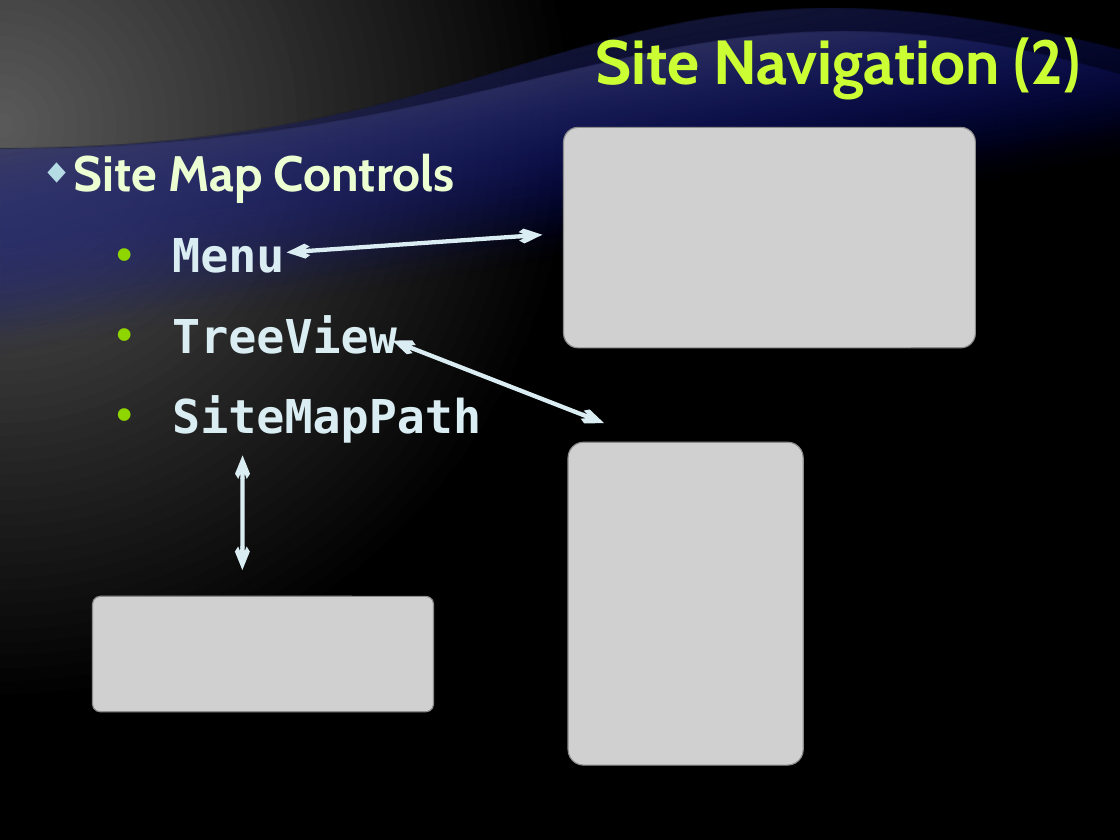
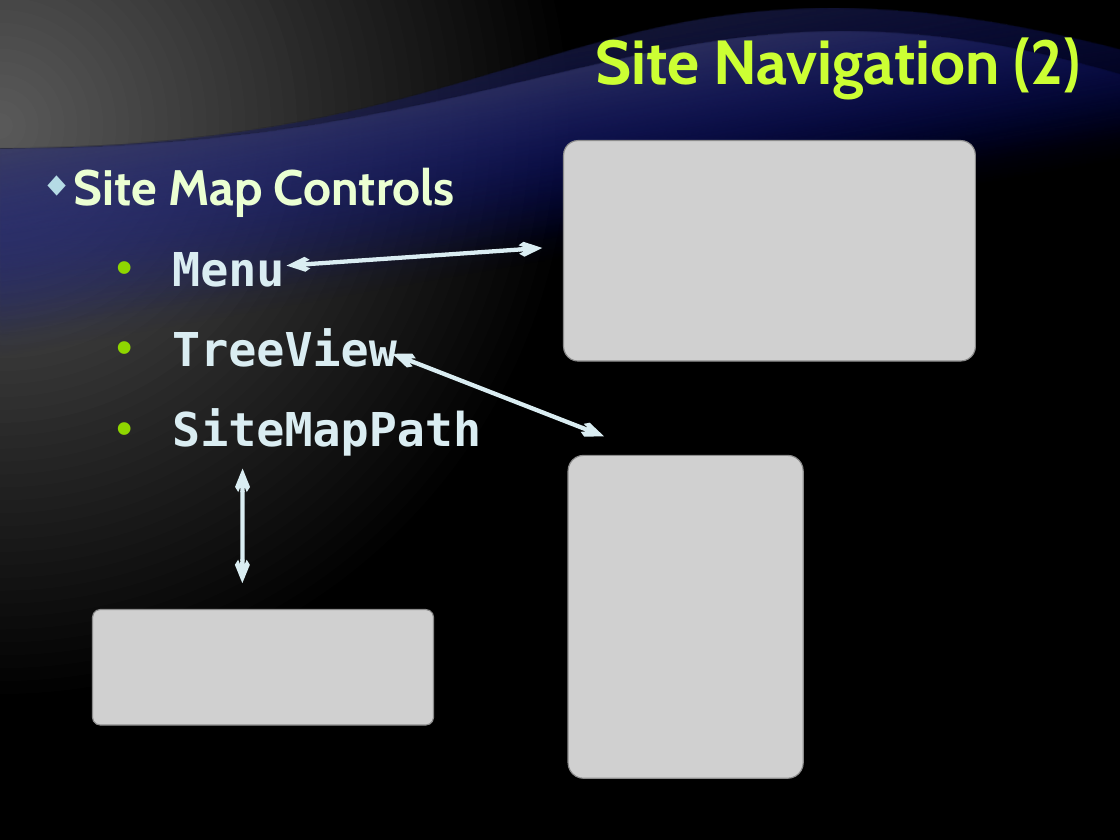
Before and after one commit to Graveheart/aspnetcourse, a slide deck: slide 28 of 2010/lectures/11. User-Controls-and-Master-Pages.pptx. Drawn at 1120x840 pixels with LibreOffice and Linux fonts; fonts in the diff are those of the drawing; grey boxes stand for pictures; background and template pictures are left out. Boxes give left, top, right and bottom in pixels: in the first picture for what was removed or moved away, otherwise in the second. Text is boxed around its words. In the diff, an @@ line names an element or a change of style, - is before the commit and + after.

```diff
--- a/2010/lectures/11. User-Controls-and-Master-Pages.pptx
+++ b/2010/lectures/11. User-Controls-and-Master-Pages.pptx
@@ text "Site Map Controls": place and size @@
-text "Site Map Controls" at box(74, 153, 481, 443)
+text "Site Map Controls" at box(74, 167, 481, 456)
@@ picture: place and size @@
-picture at box(563, 128, 976, 348)
+picture at box(563, 140, 976, 361)
@@ 2 pictures, 2 double arrows: place and size @@
-2 pictures, 2 double arrows at box(93, 235, 803, 765)
+2 pictures, 2 double arrows at box(93, 248, 803, 778)
@@ double arrow moved from (242, 570) - (243, 456) to (242, 584) - (243, 468) @@
```
Also in this commit, not shown: 4 other slides changed, 1 other file.
